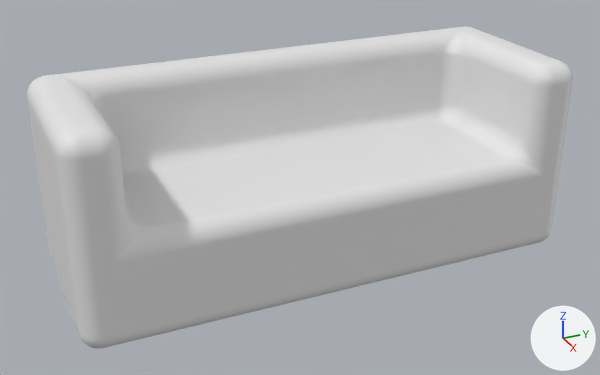
A saved change to the Blender file Assets/Levels/1/couch.blend.
The view is the same before and after, from a 50 mm lens placed at (55.7, -25.7, 30.0), pointed at (0.4, -0.9, 2.4). Arrows for +X, +Y and +Z are at lower right; the lights stay in place. The first picture is the older version.
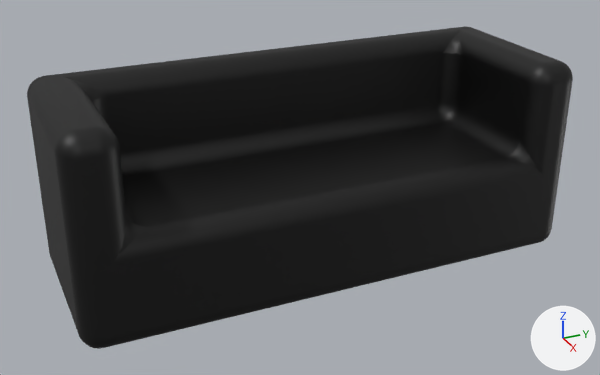
The change, as JSON lines over the scene's bpy script:
```json
{"op": "add", "block": "mat_material_001", "code": ["mat_material_001 = principled_material('Material.001')", "mat_material_001.base_color = (0.0, 0.0, 0.0)  # black #000000"]}
{"block": "me_cube_006", "where": "me_cube_006.from_pydata(...)  # 3072 vertices, 3074 faces; spans x -7.5..7.5, y -20.0..20.0, z -8.0..8.0"}
{"block": "me_cube_006", "where": "# used by ob_cube; location = (0.0, 0.0, 4.0)"}
{"block": "me_cube_006", "change": "me_cube_006 part 1: 1016 of the faces centred in x -7.5..7.5, y -20.0..-16.0, z -8.0..8.0 switch from no material to mat_material_001 (black #000000)"}
{"block": "me_cube_006", "change": "me_cube_006 part 2: 1016 of the faces centred in x -7.5..7.5, y 16.0..20.0, z -8.0..8.0 switch from no material to mat_material_001 (black #000000)"}
{"block": "me_cube_006", "change": "me_cube_006 part 3: 65 of the faces centred in x -7.5..7.5, y 0.0, z -8.0..8.0 switch from no material to mat_material_001 (black #000000)"}
```

Boxes (x1, y1, x2, y2) around the edits, measured in the pictures (600 x 375 px):
```json
{"part": 1, "of": "me_cube_006", "change": "recoloured", "before": [27, 76, 133, 349], "after": [27, 76, 133, 349], "on screen": "white to black"}
{"part": 2, "of": "me_cube_006", "change": "recoloured", "before": [452, 26, 573, 242], "after": [452, 26, 573, 242], "on screen": "white to black"}
{"part": 3, "of": "me_cube_006", "change": "recoloured", "before": [46, 27, 566, 348], "after": [46, 27, 566, 348], "on screen": "white to black"}
```
